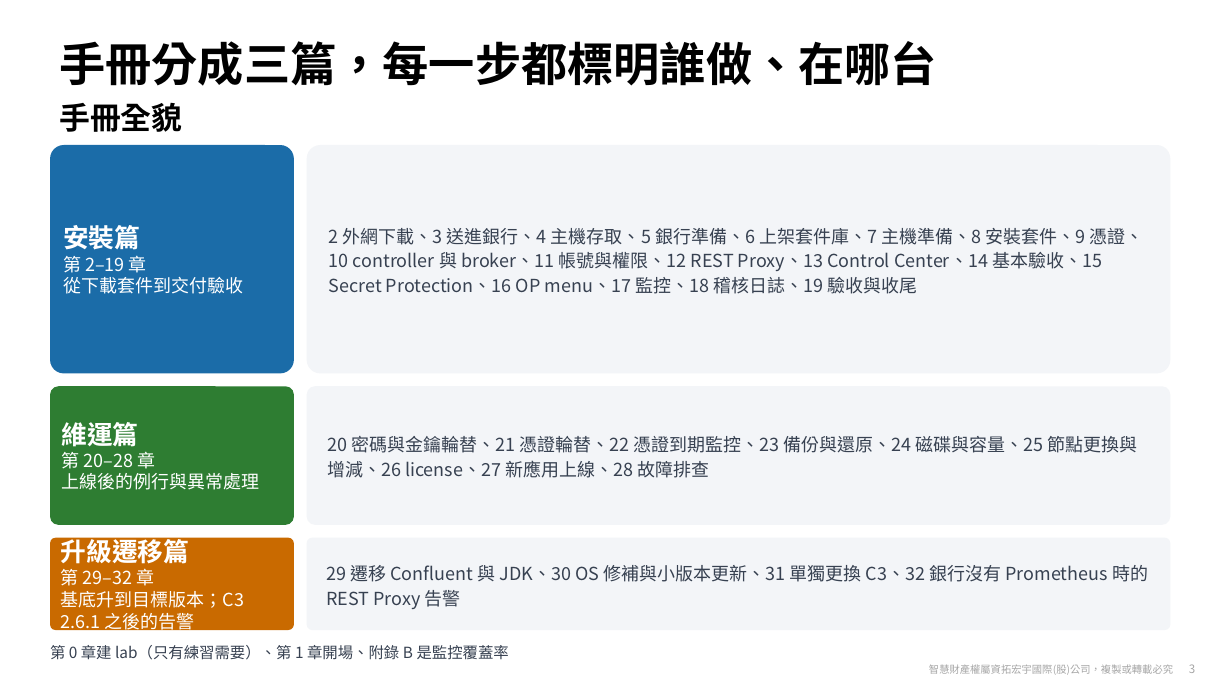
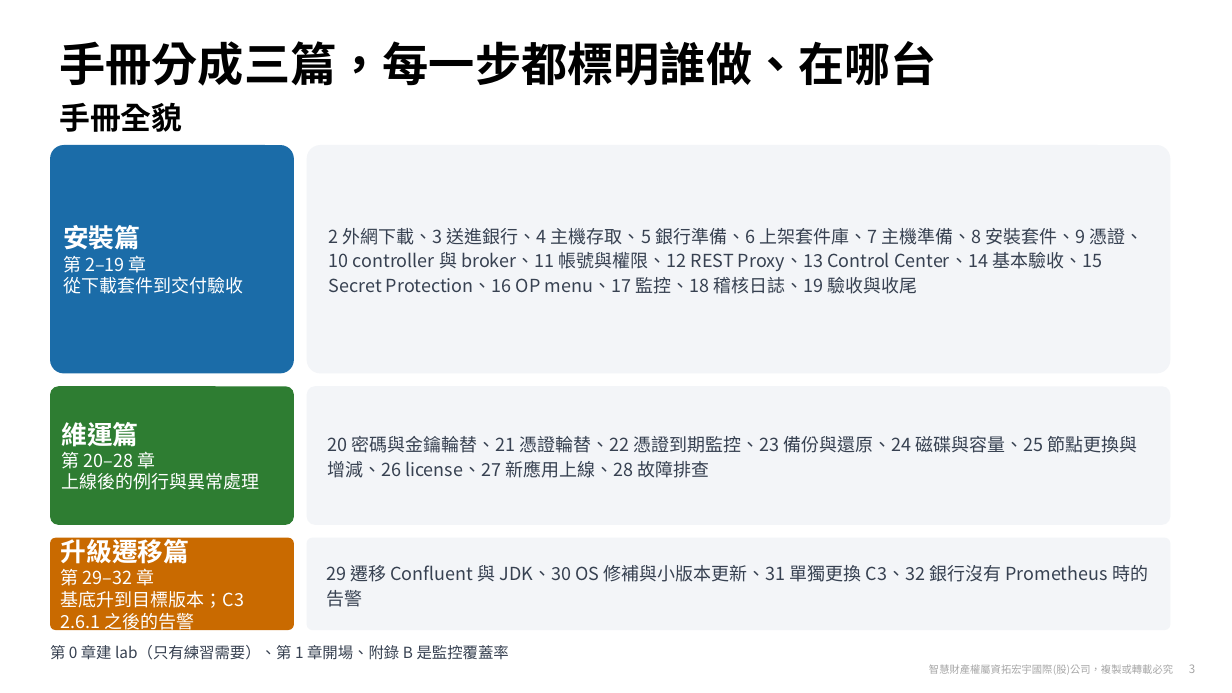
Before and after one commit to zxc81906119/kafka_install_ops, a slide deck: slide 3 of docs/Confluent-手冊導覽.pptx. Drawn at 1232x693 pixels with LibreOffice and Linux fonts; fonts in the diff are those of the drawing; background and template pictures are left out. Boxes give left, top, right and bottom in pixels: in the first picture for what was removed or moved away, otherwise in the second. Text is boxed around its words. In the diff, an @@ line names an element or a change of style, - is before the commit and + after.

```diff
--- a/docs/Confluent-手冊導覽.pptx
+++ b/docs/Confluent-手冊導覽.pptx
@@ text in rounded rectangle at <box>326,565,1148,607</box>: text changed @@
-29 遷移 Confluent 與 JDK、30 OS 修補與小版本更新、31 單獨更換 C3、32 銀行沒有 Prometheus 時的 REST Proxy 告警
+29 遷移 Confluent 與 JDK、30 OS 修補與小版本更新、31 單獨更換 C3、32 銀行沒有 Prometheus 時的告警
```
Also in this commit, not shown: 1 other slide changed, 24 other files.
